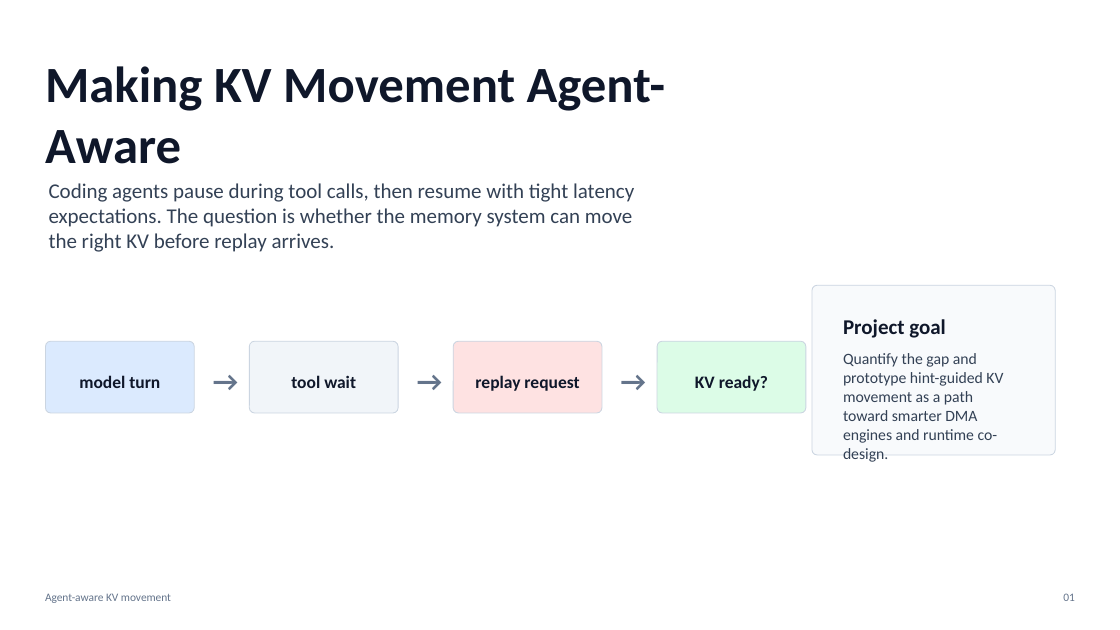
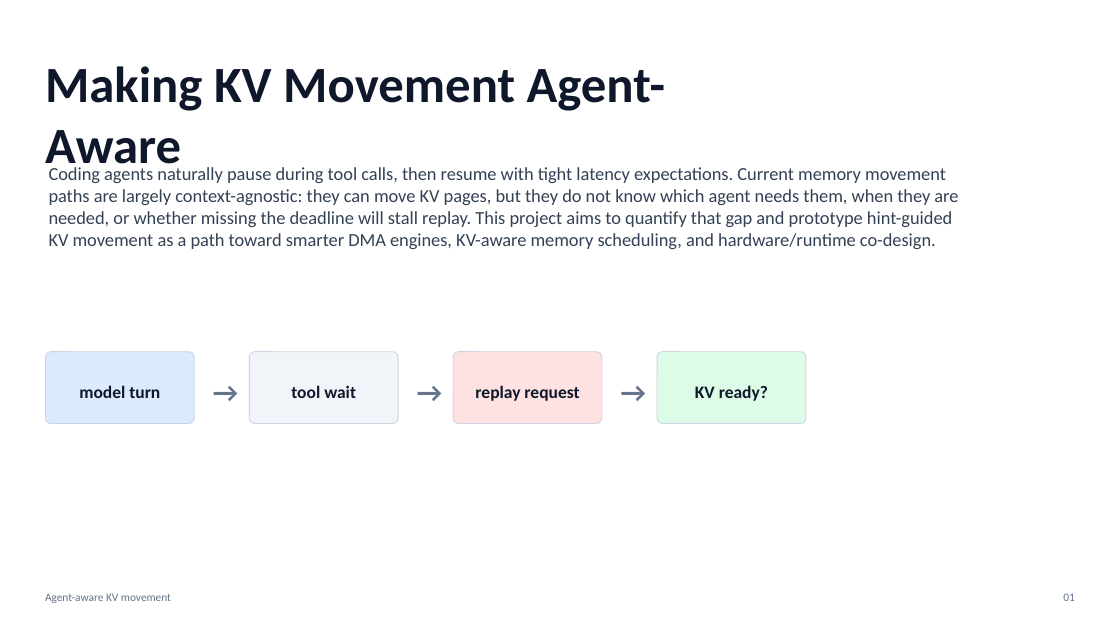
Before and after one commit to the308official-afk/agentic-hardware, a slide deck: slide 1 of sglang_direct_kv/artifacts/slides/agent_aware_kv_movement_manager_deck.pptx. Drawn at 1120x630 pixels with LibreOffice and Linux fonts; fonts in the diff are those of the drawing. Boxes give left, top, right and bottom in pixels: in the first picture for what was removed or moved away, otherwise in the second. Text is boxed around its words. In the diff, an @@ line names an element or a change of style, - is before the commit and + after.

Commit message:
Weave project goal and testbed setup into manager deck

```diff
--- a/sglang_direct_kv/artifacts/slides/agent_aware_kv_movement_manager_deck.pptx
+++ b/sglang_direct_kv/artifacts/slides/agent_aware_kv_movement_manager_deck.pptx
@@ text added at (x1=49, y1=167, x2=958, y2=249), 15.8 pt, text #334155 @@
+Coding agents naturally pause during tool calls, then resume with tight latency expectations. Current memory movement paths are largely context-agnostic: they can move KV pages, but they do not know which agent needs them, when they are needed, or whether missing the deadline will stall replay. This project aims to quantify that gap and prototype hint-guided KV movement as a path toward smarter DMA engines, KV-aware memory scheduling, and hardware/runtime co-design.
@@ text removed at (x1=49, y1=183, x2=634, y2=252) @@
-Coding agents pause during tool calls, then resume with tight latency expectations. The question is whether the memory system can move the right KV before replay arrives.
@@ rounded rectangle removed at (x1=812, y1=286, x2=1056, y2=455) @@
@@ text removed at (x1=843, y1=319, x2=946, y2=338) @@
-Project goal
@@ 7 texts, 4 rounded rectangles moved together from (x1=45, y1=341, x2=806, y2=413) to (x1=45, y1=352, x2=806, y2=423) @@
@@ text removed at (x1=843, y1=353, x2=1003, y2=462) @@
-Quantify the gap and prototype hint-guided KV movement as a path toward smarter DMA engines and runtime co-design.
```
Also in this commit, not shown: 6 other slides changed, 1 slide added, 4 other files.
